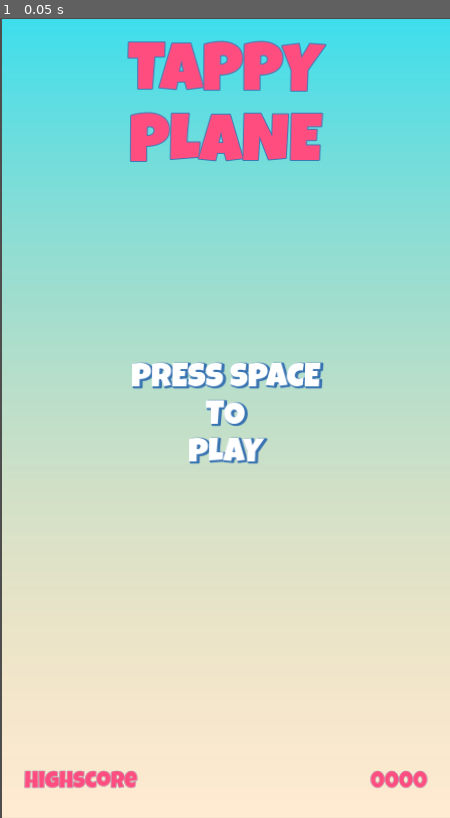
Above: before the commit, frame 1.
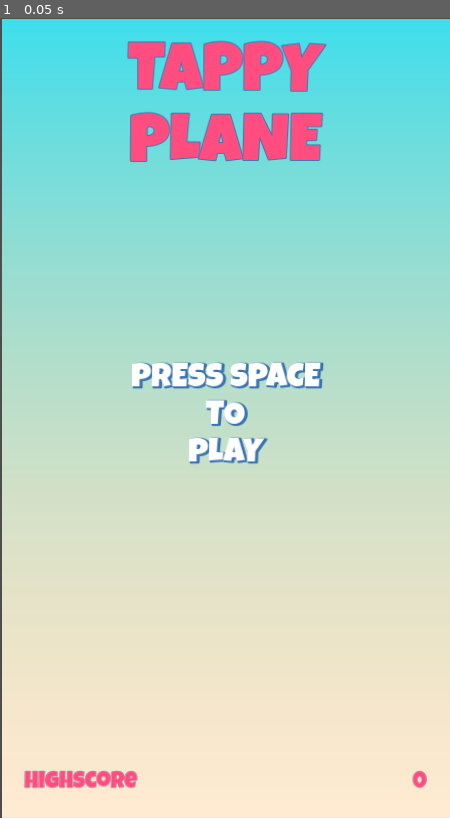
Above: after the commit, the same moment.

Repository: Danielle-Luz/Plane-game
Game: Godot game, scene res://scenes/main/main.tscn
Same seed, same stepped clock (60 frames per second), same inputs: the game is played once before the commit and once after it. This scene is started directly instead of the project's main scene.
Inputs:
- Up to frame 1 (0.05 s): no input

The runs differ from the first frame. In frame 1, 0.2% of the frame differs, in the area x 82-96%, y 94-97%.

Commit message:
feat: add main menu background music

Diff:
--- /dev/null
+++ b/scenes/main/main.gd
@@ -0,0 +1,6 @@
+extends Control
+
+@onready var _highscore_value_label: Label = $MarginContainer/HighscoreValueLabel
+
+func _ready() -> void:
+	self._highscore_value_label.text = str(ScoreAutoload.score)
--- a/scenes/main/main.tscn
+++ b/scenes/main/main.tscn
@@ -1,8 +1,10 @@
-[gd_scene load_steps=7 format=3 uid="uid://dots4mgjd0ekn"]
+[gd_scene load_steps=9 format=3 uid="uid://dots4mgjd0ekn"]
 
 [ext_resource type="Texture2D" uid="uid://bisdcv0d8xblo" path="res://assets/background/sky.png" id="1_58geb"]
+[ext_resource type="Script" path="res://scenes/main/main.gd" id="1_obtks"]
 [ext_resource type="LabelSettings" uid="uid://bk3scfltxyl0g" path="res://scenes/texts/title.tres" id="2_44m86"]
 [ext_resource type="FontFile" uid="uid://m23x42o1kn10" path="res://assets/fonts/LuckiestGuy-Regular.ttf" id="3_gu0xl"]
+[ext_resource type="AudioStream" uid="uid://hthd3dpxuv12" path="res://assets/audio/bgm_menu.mp3" id="5_bop80"]
 
 [sub_resource type="LabelSettings" id="LabelSettings_m4yyi"]
 font = ExtResource("3_gu0xl")
@@ -35,6 +37,7 @@
 offset_top = 1.0
 grow_horizontal = 2
 grow_vertical = 2
+script = ExtResource("1_obtks")
 
 [node name="Background" type="TextureRect" parent="."]
 layout_mode = 1
@@ -88,3 +91,8 @@
 size_flags_vertical = 8
 text = "0000"
 label_settings = SubResource("LabelSettings_bhr8a")
+
+[node name="AudioStreamPlayer" type="AudioStreamPlayer" parent="."]
+stream = ExtResource("5_bop80")
+volume_db = -30.0
+autoplay = true
Not shown, changed: assets/audio/bgm_menu.mp3.import
